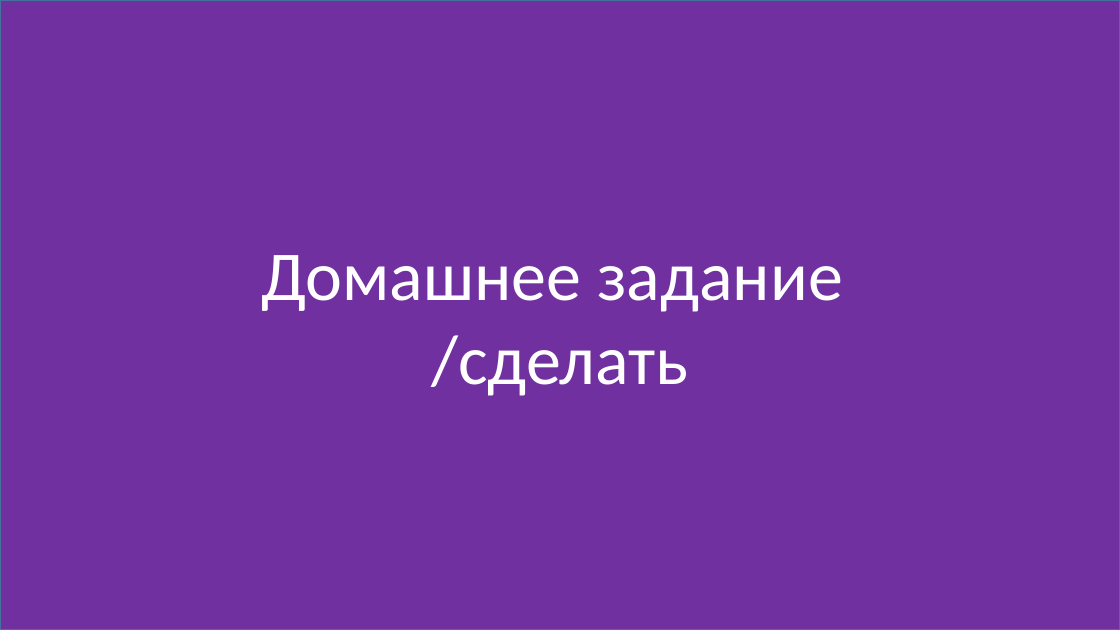
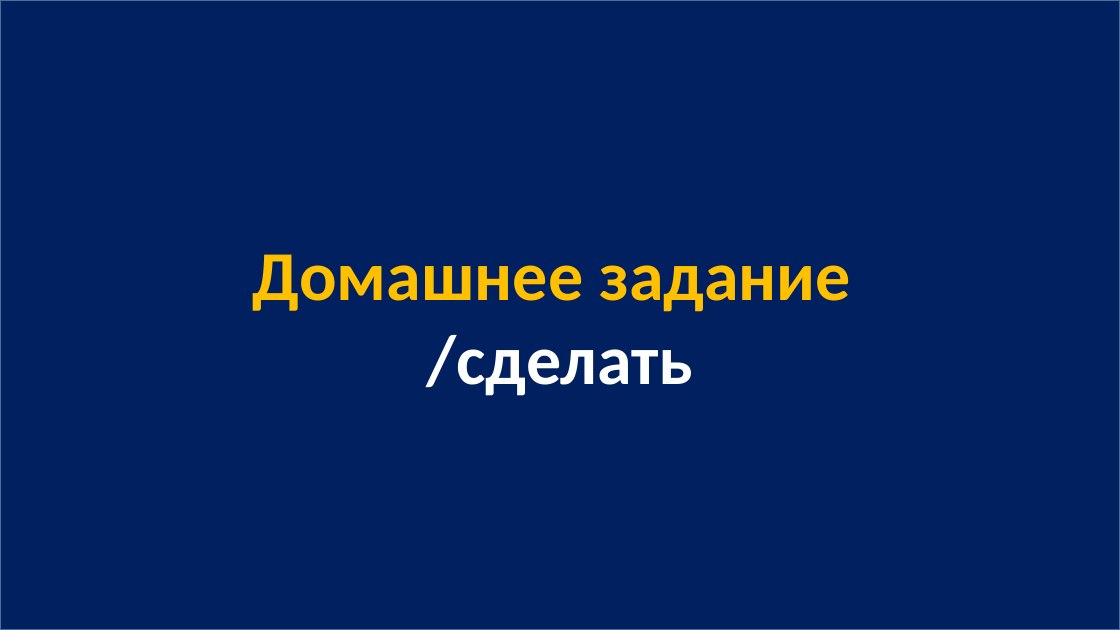
Before and after one commit to js-10-ort-dnipro/lesson01, a slide deck: slide 63 of lesson01.pptx. Drawn at 1120x630 pixels with LibreOffice and Linux fonts; fonts in the diff are those of the drawing. Boxes give left, top, right and bottom in pixels: in the first picture for what was removed or moved away, otherwise in the second. Text is boxed around its words. In the diff, an @@ line names an element or a change of style, - is before the commit and + after.

```diff
--- a/lesson01.pptx
+++ b/lesson01.pptx
@@ rectangle "Домашнее задание" at bbox=[0, 0, 1120, 630]: text colour #FFFFFF to #FFC000 in "Домашнее задание"; bold on; fill #7030A0 to #002060 @@
```
Also in this commit, not shown: 15 other slides changed, 1 other file.
